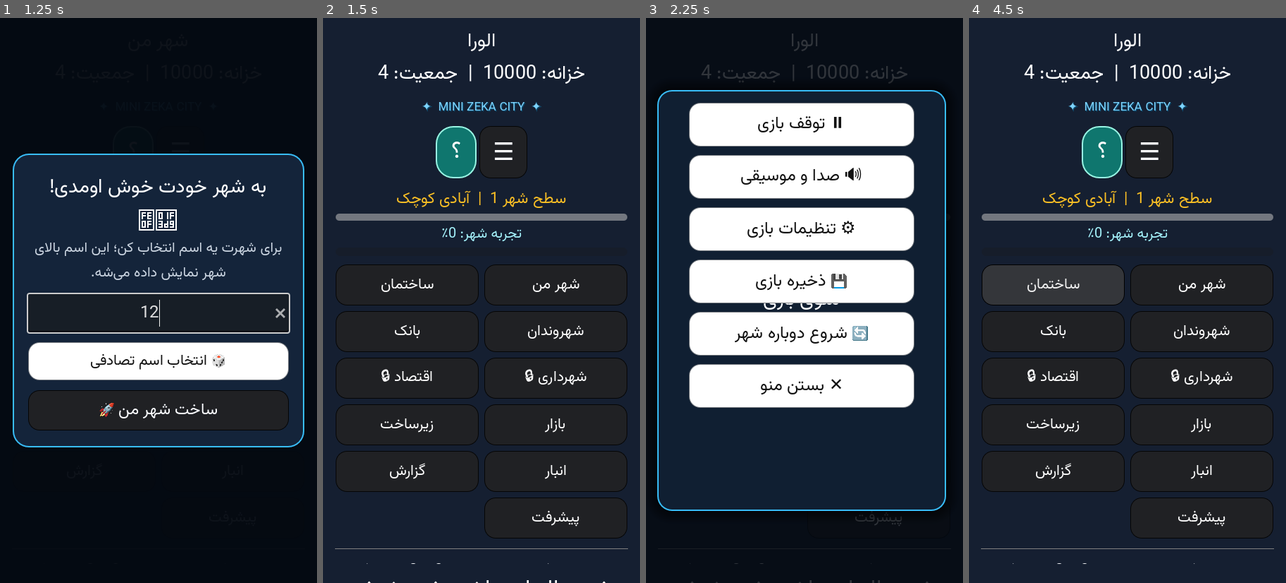
Above: before the commit, frames 1-4 (left to right).
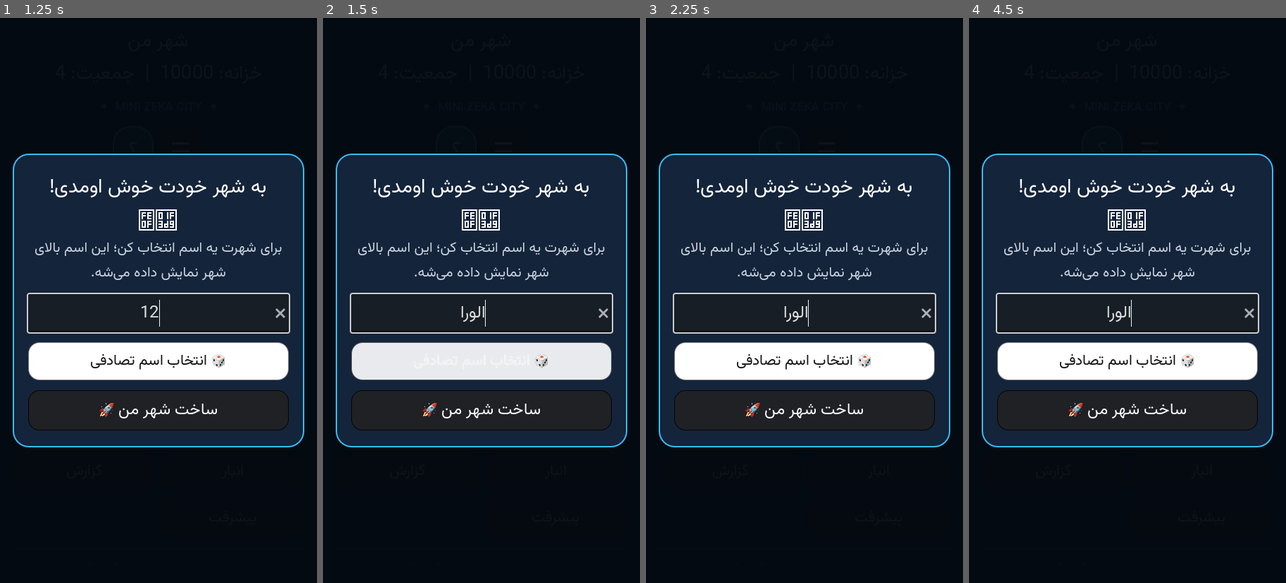
Above: after the commit, the same moments.

Repository: zekainstabot/mini-zeka-city
Game: Godot game, scene res://Main.tscn
The game is run twice, just before and just after one commit, with the same random seed, the same clock (stepped at 60 frames per second) and the same inputs.
Inputs (mouse positions are in pixels of both pictures, inside the frame that each line leads up to):
- Up to frame 1 (1.25 s): click (158, 311) at 0.52 s; type "12" at 0.6 s
- Up to frame 2 (1.5 s): click "🎲 انتخاب اسم تصادفی" at 1.25 s
- Up to frame 3 (2.25 s): click "☰" at 2 s
- Up to frame 4 (4.5 s): click "؟" at 2.75 s; click "شهر من" at 3.5 s; click "ساختمان" at 4.25 s

Frame 1 is identical in both runs. In frame 2, 64% of the frame differs, in the area x 0-100%, y 0-100%; in frame 3, 49%; in frame 4, 67%.

Commit message:
Keep random city name selection editable and stabilize mobile UI smoke test

Diff:
--- a/scripts/Main.gd
+++ b/scripts/Main.gd
@@ -603,8 +603,9 @@
 func _choose_random_city_name():
 	if game == null or city_name_input == null or not is_instance_valid(city_name_input):
 		return
+	# Selecting a suggested name must not save it immediately; let the player
+	# review or edit it before confirming with the primary save button.
 	city_name_input.text = game.get_random_city_name()
-	_save_city_name()
 
 
 func _save_city_name():
--- a/tests/ui_smoke_test.gd
+++ b/tests/ui_smoke_test.gd
@@ -9,9 +9,16 @@
 	call_deferred("_run_tests")
 
 func _run_tests():
+	# Make the headless test viewport deterministic and match a portrait phone.
+	get_root().size = Vector2i(720, 1280)
+	await process_frame
 	var main = MainScene.instantiate()
 	get_root().add_child(main)
 	await process_frame
+	if main.city_name_input != null and is_instance_valid(main.city_name_input):
+		main._choose_random_city_name()
+		assert(not main.city_name_input.text.strip_edges().is_empty())
+		assert(main.city_name_overlay != null and is_instance_valid(main.city_name_overlay))
 	var text_server = TextServerManager.get_primary_interface()
 	assert(text_server != null)
 	assert(text_server.has_feature(TextServer.FEATURE_SHAPING))
